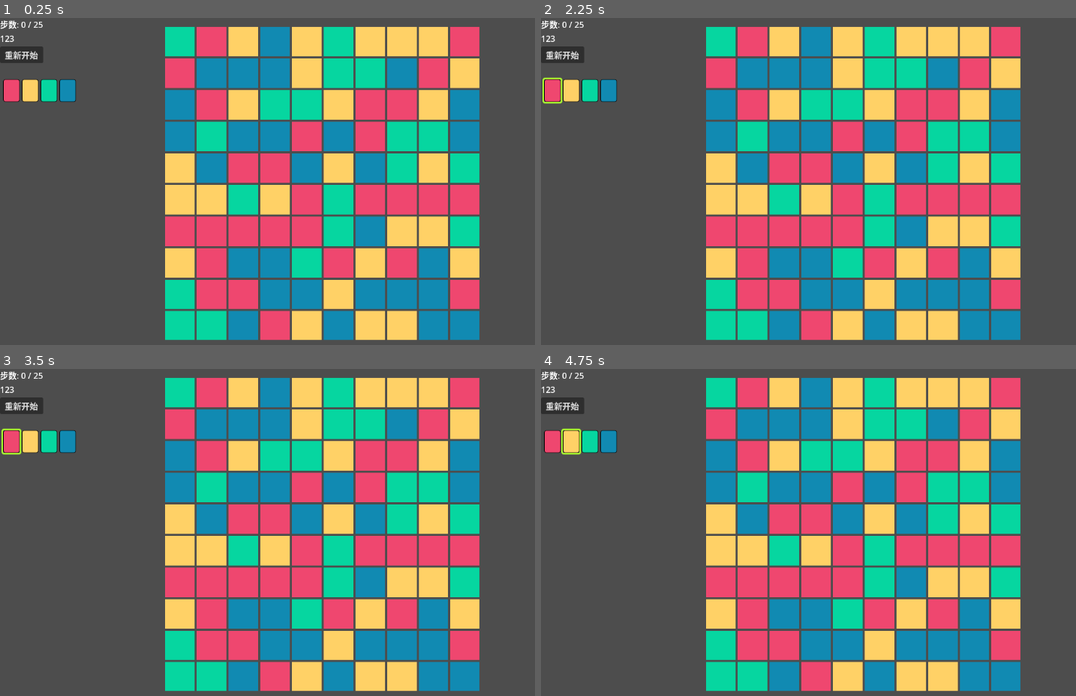
Above: before the commit, frames 1-4 (two rows, left to right).
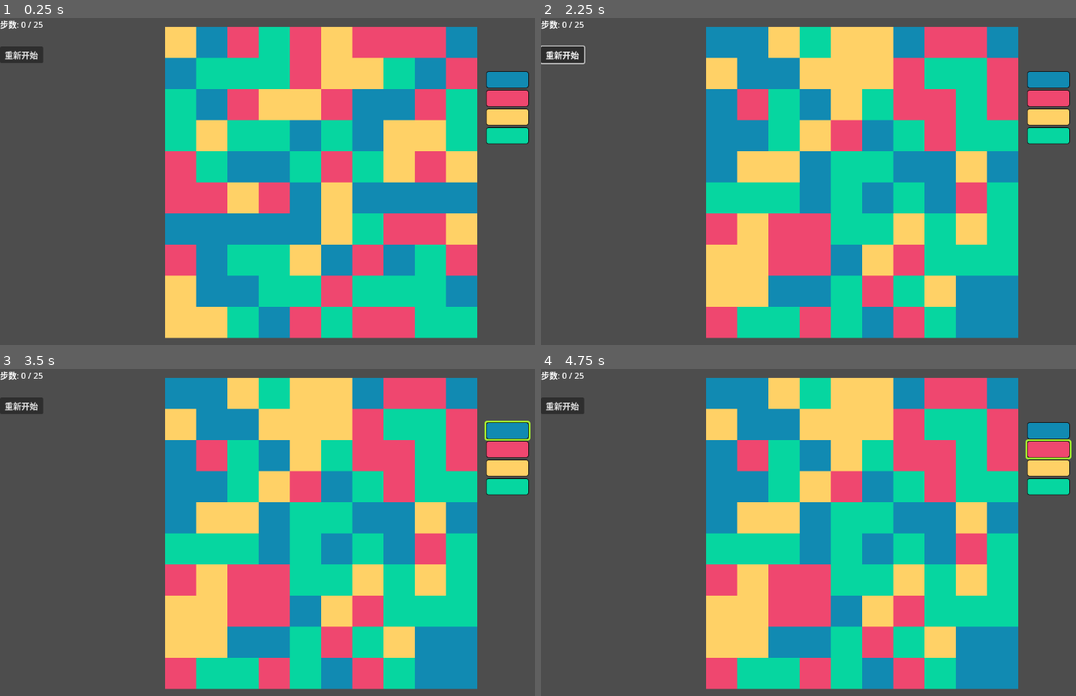
Above: after the commit, the same moments.

Repository: alpha-xdream/color_painting
Game: Godot game, scene res://flood_fill_game.tscn
Two runs of this game, one before a commit and one after it. Both use one fixed random seed, a clock stepped at 60 frames per second and the inputs below. This scene is started directly instead of the project's main scene.
Inputs (mouse positions are in pixels of both pictures, inside the frame that each line leads up to):
- Up to frame 1 (0.25 s): no input
- Up to frame 2 (2.25 s): click "重新开始" at 0.5 s; click "重新开始" at 1.25 s; click (551, 89) at 2.02 s
- Up to frame 3 (3.5 s): click (508, 431) at 2.77 s
- Up to frame 4 (4.75 s): click (573, 440) at 3.52 s; click (1049, 450) at 4.27 s

The runs differ from the first frame. In frame 1, 58% of the frame differs, in the area x 0-99%, y 2-99%; in frame 2, 44%; in frame 3, 44%; in frame 4, 44%.

Commit message:
去掉格子间隔 画板颜色和溢彩画一致

Diff:
--- a/flood_fill_game.gd
+++ b/flood_fill_game.gd
@@ -8,12 +8,15 @@
 @onready var grid: GridContainer = $GridContainer
 @onready var steps_lbl: Label = $UI/Steps
 @onready var status_lbl: Label = $UI/Status
-@onready var color_palette: HBoxContainer = $ColorPalette
+@onready var color_palette: VBoxContainer = $ColorPalette
+@onready var restart: Button = $UI/Restart
 
 
 const PALETTE = [
-	Color("#ef476f"), Color("#ffd166"),
-	Color("#06d6a0"), Color("#118ab2"),
+	Color("#118ab2"),
+	Color("#ef476f"),
+	Color("#ffd166"),
+	Color("#06d6a0"),
 	Color("#073b4c"), Color("#ffffff")
 ]
 
@@ -26,7 +29,6 @@
 func _ready():
 	randomize()
 	build_grid()
-	connect_signals()
 	update_ui()
 	init_colors()
 
@@ -46,7 +48,9 @@
 			c.mouse_filter = Control.MOUSE_FILTER_STOP
 			c.set_meta("pos", Vector2i(x, y))
 			grid.add_child(c)
+			c.gui_input.connect(_on_cell_clicked.bind(c))
 			cells.append(c)
+
 	# 随机染色
 	board = []
 	for y in grid_size:
@@ -55,11 +59,6 @@
 			row.append(randi_range(0, color_count-1))
 		board.append(row)
 	redraw_board()
-
-func connect_signals():
-	# 统一监听所有 ColorRect 的 gui_input
-	for c in cells:
-		c.gui_input.connect(_on_cell_clicked.bind(c))
 
 func redraw_board():
 	var idx := 0
--- a/flood_fill_game.tscn
+++ b/flood_fill_game.tscn
@@ -8,8 +8,10 @@
 [node name="GridContainer" type="GridContainer" parent="."]
 offset_left = 317.0
 offset_top = 17.0
-offset_right = 921.0
-offset_bottom = 621.0
+offset_right = 917.0
+offset_bottom = 617.0
+theme_override_constants/h_separation = 0
+theme_override_constants/v_separation = 0
 
 [node name="UI" type="VBoxContainer" parent="."]
 offset_right = 82.0
@@ -21,21 +23,22 @@
 
 [node name="Status" type="Label" parent="UI"]
 layout_mode = 2
-text = "123"
 
 [node name="Restart" type="Button" parent="UI"]
 layout_mode = 2
 text = "重新开始"
 
-[node name="ColorPalette" type="HBoxContainer" parent="."]
+[node name="ColorPalette" type="VBoxContainer" parent="."]
 layout_direction = 2
 anchors_preset = 4
 anchor_top = 0.5
 anchor_bottom = 0.5
-offset_left = 6.0
-offset_top = 118.0
-offset_right = 153.0
-offset_bottom = 162.0
+offset_left = 934.0
+offset_top = 103.0
+offset_right = 1016.0
+offset_bottom = 276.0
 grow_vertical = 2
 size_flags_horizontal = 0
 size_flags_vertical = 4
+
+[connection signal="button_up" from="UI/Restart" to="." method="_on_restart_pressed"]
